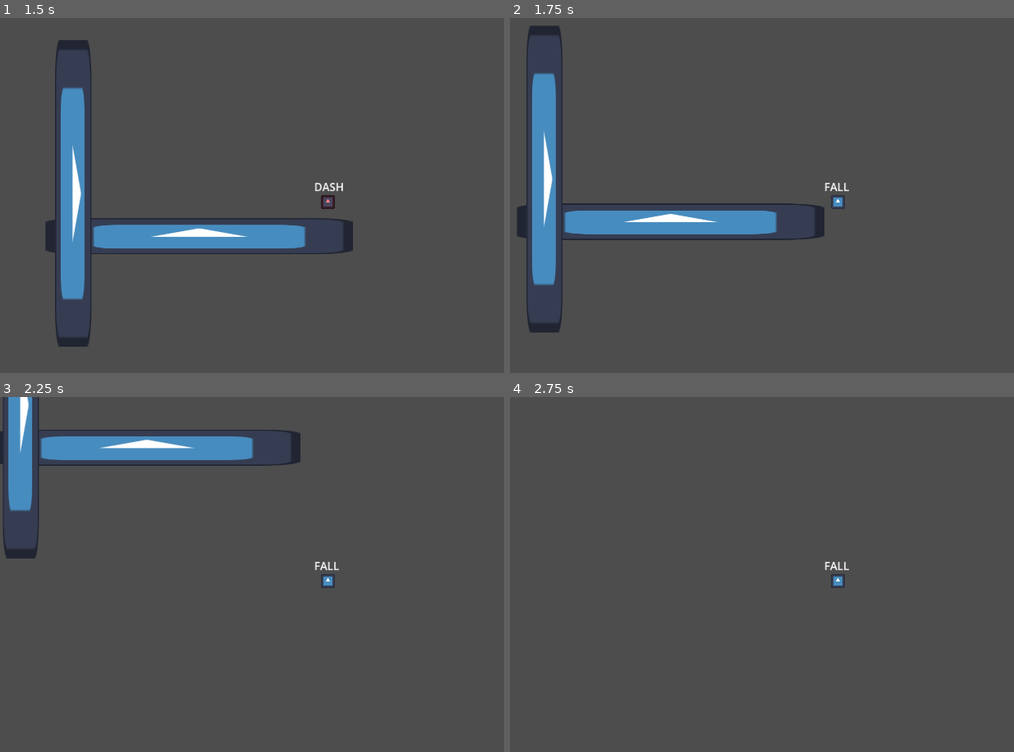
Above: before the commit, frames 1-4 (two rows, left to right).
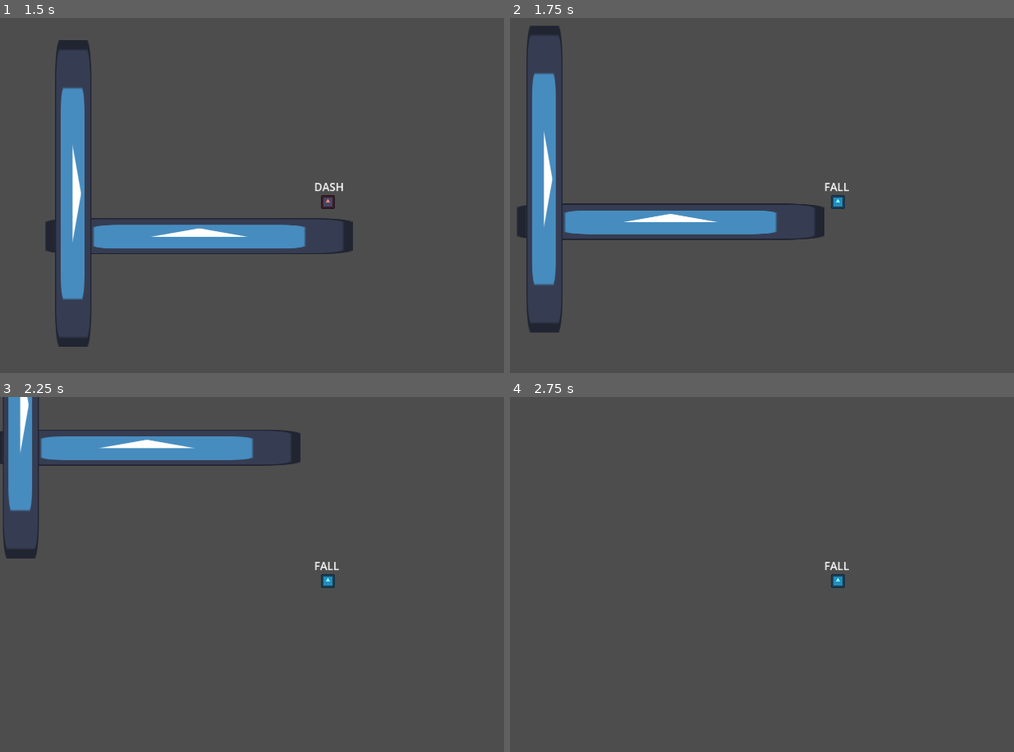
Above: after the commit, the same moments.

Repository: ski-freak/AtniaMania
Game: Godot game, scene res://scenes/environment/world.tscn
Two runs of this game, one before a commit and one after it. Both use one fixed random seed, a clock stepped at 60 frames per second and the inputs below. The engine's default icon, where the game draws it, is replaced by a stand-in: a white triangle on a blue panel in a dark square.
Inputs:
- Up to frame 1 (1.5 s): tap Enter (ui_accept) at 0.5 s; hold X (Climb) 0.53-1.28 s; hold Right (MoveRight) from 0.53 s (still down); tap Space (Jump) at 0.77 s; tap Z (Dash) at 1.35 s
- Up to frame 2 (1.75 s): keep holding Right (MoveRight); tap Space (Jump) at 1.52 s
- Up to frame 3 (2.25 s): release Right (MoveRight) at 2.03 s; hold Left (MoveLeft) from 2.03 s (still down); hold X (Climb) from 2.03 s (still down)
- Up to frame 4 (2.75 s): keep holding Left (MoveLeft); keep holding X (Climb)

Frame 1 is identical in both runs. In frame 2, less than 0.1% of the frame differs, in the area x 63-67%, y 50-54%; in frame 3, less than 0.1%; in frame 4, less than 0.1%.

Commit message:
updated dash colors

Diff:
--- a/scenes/entities/player/DASH.gd
+++ b/scenes/entities/player/DASH.gd
@@ -28,7 +28,7 @@
 
 func exit_state():
 	dashing = false
-	Player.get_node("PlayerSprite2D").modulate = Color(1, 1, 1)
+	Player.get_node("PlayerSprite2D").modulate = Color(0.5, 1.0, 1.0)
   # back to normal
 func _on_timer_timeout() -> void:
 	Player.velocity = dash_end_velocity
--- a/scenes/entities/player/IDLE.gd
+++ b/scenes/entities/player/IDLE.gd
@@ -14,3 +14,4 @@
 	return null
 func enter_state():
 	Player.can_dash = true
+	Player.get_node("PlayerSprite2D").modulate = Color(1, 1, 1)
--- a/scenes/entities/player/MOVE.gd
+++ b/scenes/entities/player/MOVE.gd
@@ -15,3 +15,4 @@
 	return null
 func enter_state():
 	Player.can_dash = true
+	Player.get_node("PlayerSprite2D").modulate = Color(1, 1, 1)
